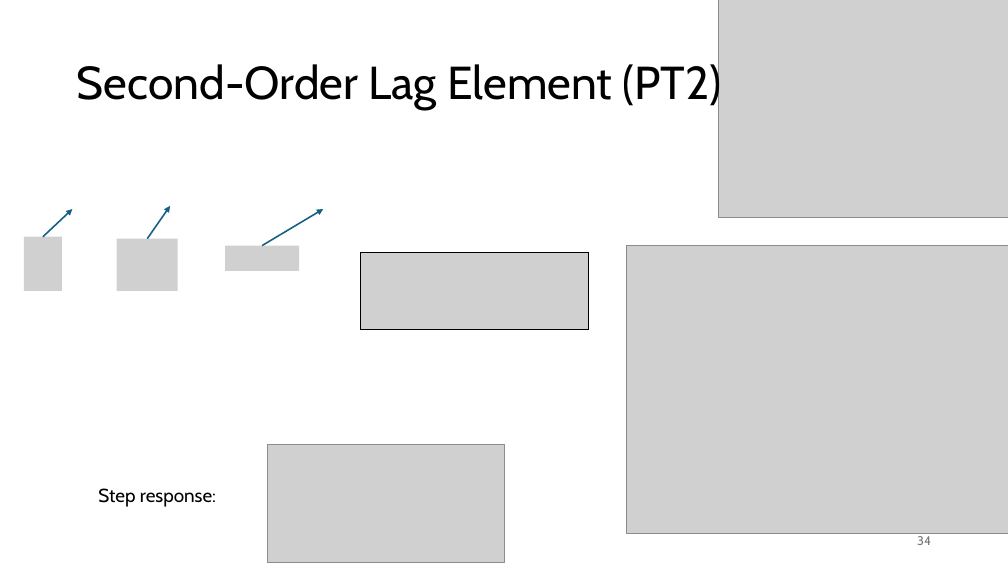
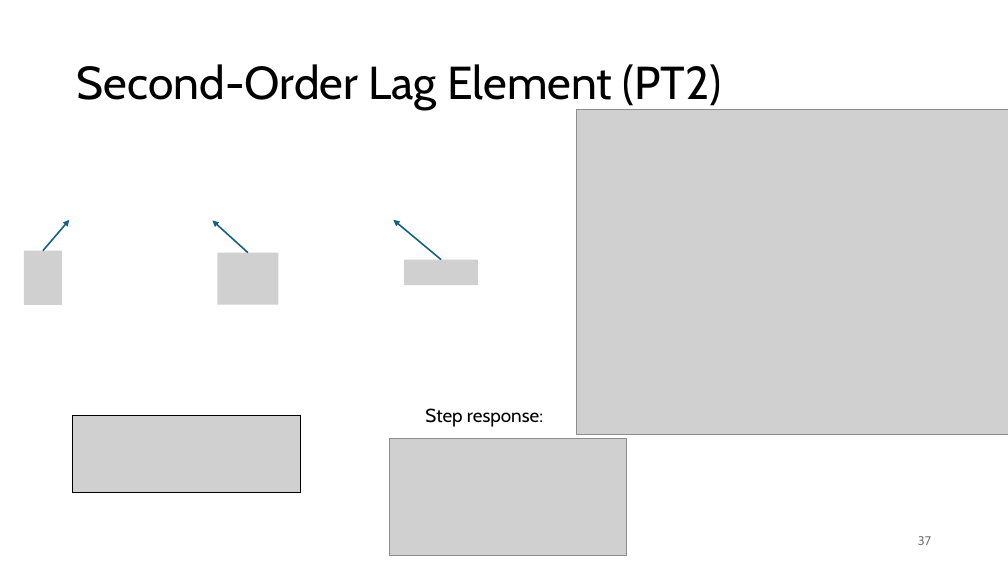
Before and after one commit to FelixWick/control_engineering, a slide deck: slide 37 of slides/3_Laplace.pptx (slide 34 before the commit). Drawn at 1008x567 pixels with LibreOffice and Linux fonts; fonts in the diff are those of the drawing; grey boxes stand for pictures. Boxes give left, top, right and bottom in pixels: in the first picture for what was removed or moved away, otherwise in the second. Text is boxed around its words. In the diff, an @@ line names an element or a change of style, - is before the commit and + after.

```diff
--- a/slides/3_Laplace.pptx
+++ b/slides/3_Laplace.pptx
@@ picture removed at box(718, 0, 1008, 218) @@
@@ picture: place and size @@
-picture at box(626, 246, 1008, 533)
+picture at box(576, 110, 1008, 435)
@@ arrow moved from (43, 237) - (73, 209) to (43, 251) - (70, 220) @@
@@ picture removed at box(116, 239, 178, 291) @@
@@ arrow moved from (147, 239) - (170, 206) to (248, 253) - (212, 221) @@
@@ arrow moved from (262, 246) - (323, 209) to (441, 259) - (393, 220) @@
@@ picture: place and size @@
-picture at box(24, 237, 62, 291)
+picture at box(24, 251, 62, 306)
@@ picture added at box(218, 253, 279, 305) @@
@@ picture removed at box(225, 246, 299, 271) @@
@@ picture removed at box(361, 253, 588, 329) @@
@@ picture added at box(405, 259, 479, 285) @@
@@ picture added at box(73, 416, 300, 492) @@
@@ text "Step response:": place and size @@
-text "Step response:" at box(98, 488, 216, 507)
+text "Step response:" at box(425, 408, 543, 427)
@@ picture: place and size @@
-picture at box(268, 445, 504, 563)
+picture at box(390, 439, 626, 557)
@@ page number at box(918, 536, 931, 545): text changed @@
-34
+37
```
Also in this commit, not shown: 3 other slides changed, 5 slides added.
